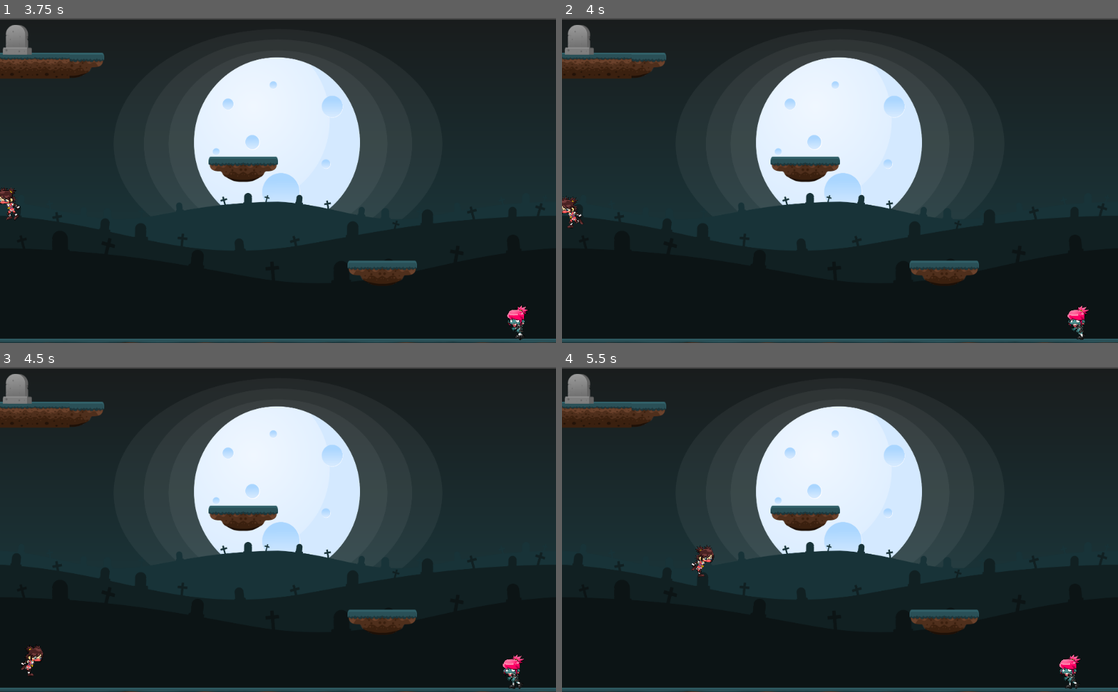
Above: before the commit, frames 1-4 (two rows, left to right).
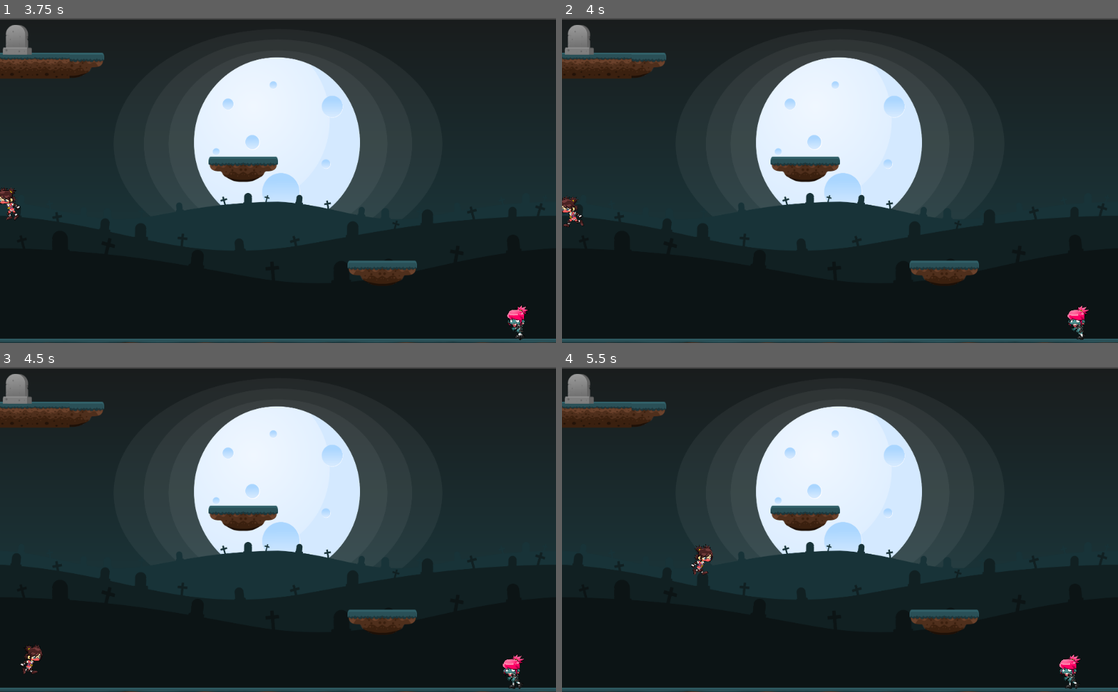
Above: after the commit, the same moments.

Repository: nmunro/cngj-1
Game: Godot game, scene res://level2.tscn
Two runs of this game, one before a commit and one after it. Both use one fixed random seed, a clock stepped at 60 frames per second and the inputs below. This scene is started directly instead of the project's main scene.
Inputs (mouse positions are in pixels of both pictures, inside the frame that each line leads up to):
- Up to frame 1 (3.75 s): move the mouse to (250, 245) at 0.52 s; hold Right (move_right) 0.53-2.03 s; tap Space (attack) every 0.75 s from 0.6 to 3.6 s; click (250, 245) at 0.67 s; tap Up (move_jump) at 0.77, 1.52, 3.02 s; move the mouse to (444, 229) at 1.27 s; move the mouse to (111, 131) at 2.02 s; hold Left (move_left) from 2.03 s (still down); move the mouse to (305, 180) at 2.77 s; click (305, 180) at 2.92 s; move the mouse to (194, 99) at 3.52 s
- Up to frame 2 (4 s): keep holding Left (move_left); tap Up (move_jump) at 3.77 s
- Up to frame 3 (4.5 s): move the mouse to (400, 513) at 4.27 s; release Left (move_left) at 4.28 s; hold Right (move_right) from 4.28 s (still down); tap Space (attack) at 4.35 s
- Up to frame 4 (5.5 s): keep holding Right (move_right); tap Up (move_jump) at 4.52 s; move the mouse to (728, 545) at 5.02 s; tap Space (attack) at 5.1 s; click (728, 545) at 5.17 s

Frame 1 is identical in both runs. In frame 2, 0.1% of the frame differs, in the area x 0-4%, y 54-65%; in frame 3, 0.1%; in frame 4, 0.2%, in the area x 23-28%, y 54-65%.

Commit message:
Fixed inability to attack while jumping

Diff:
--- a/player.gd
+++ b/player.gd
@@ -22,9 +22,6 @@
 
 	elif not is_on_floor():
 		sprite.play("jump")
-
-	elif Input.is_action_just_pressed("attack"):
-		attack()
 
 	else:
 		sprite.play("idle")
@@ -109,3 +106,6 @@
 
 	elif velocity.x > 0:
 		sprite.flip_h = false
+
+	elif Input.is_action_just_pressed("attack"):
+		attack()
